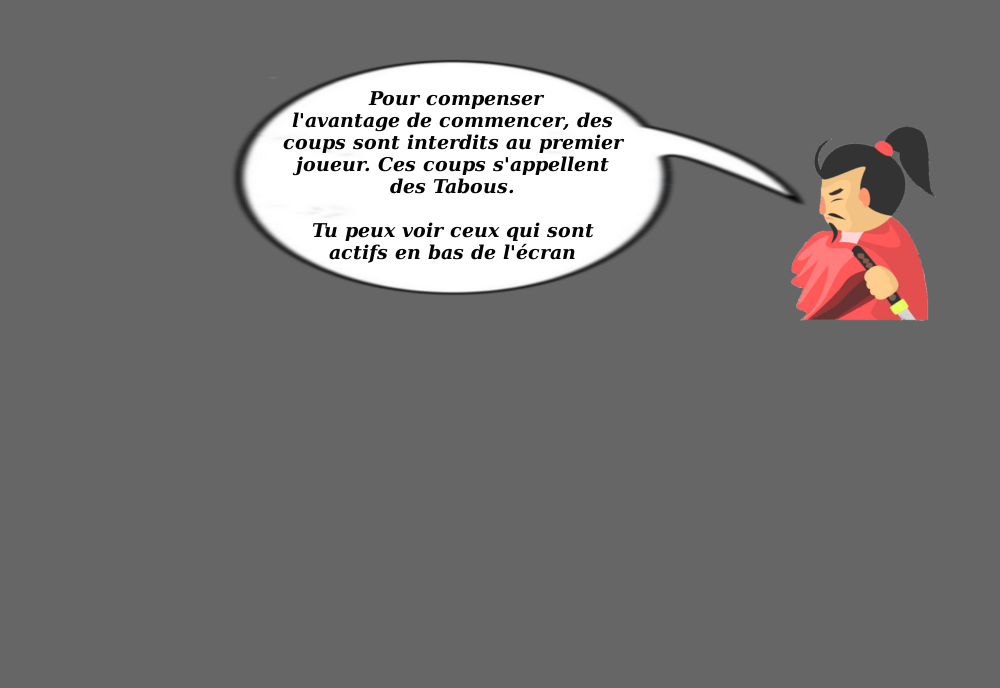
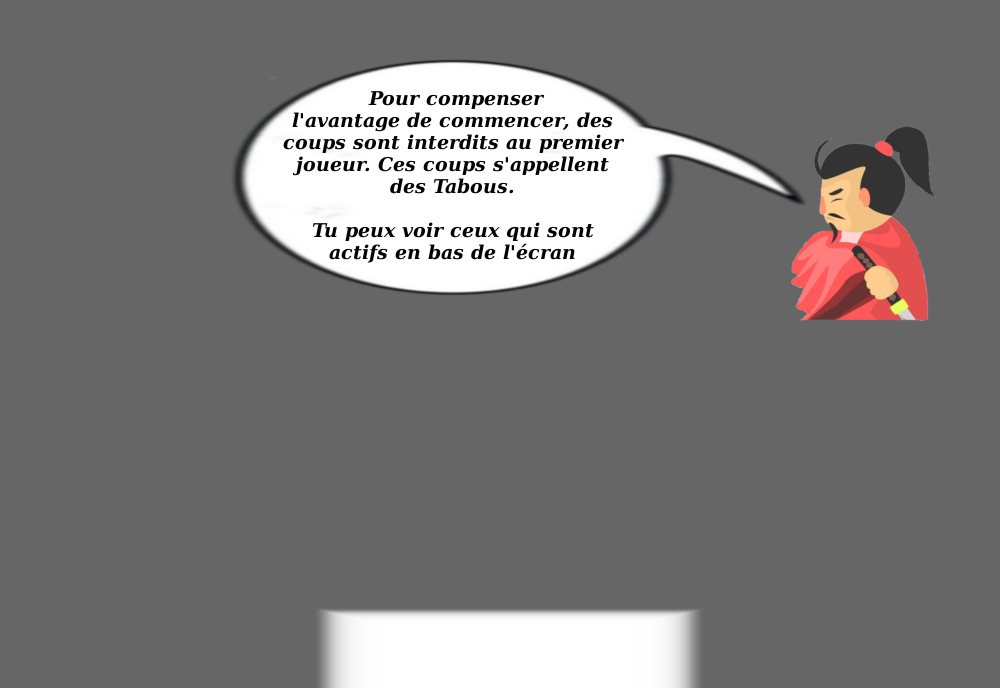
Before/after of a 1000 × 688 layered artwork. What changed in the layer stack:
painted on "Calque #1" over <box>315,608,703,688</box>
